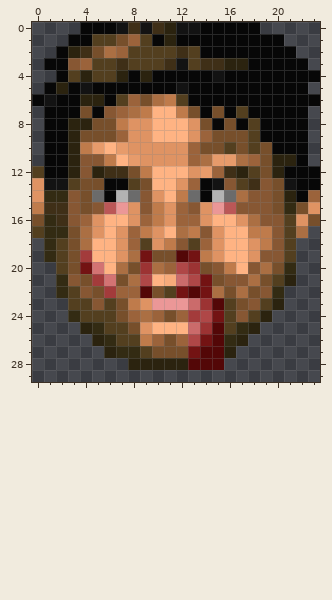
Pixel-art sprite: graphics/stfst22.png. Above is the file before it was changed.
The file is 24x30 pixels. Colours within 5 levels of each other are drawn and written as one.
Once edited:
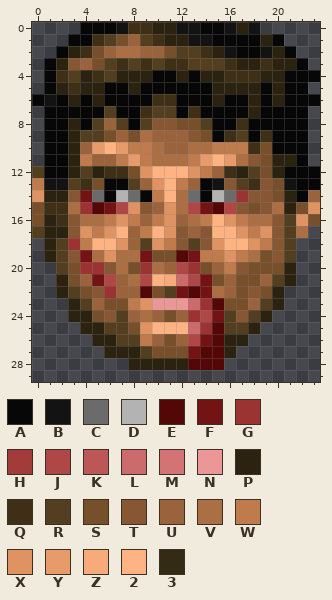
Palette (. is transparent): A #070707  B #131313  C #6b6b6b  D #b3b3b3  E #530707  F #731313  G #9c3333  H #a33b3b  J #af4747  K #bb5757  L #cb6b6b  M #d37373  N #eb9797  P #2b230f  Q #3f2f17  R #533f1f  S #774f2b  T #875733  U #9b633b  V #ab6f43  W #bf7b4b  X #df9363  Y #e79b6b  Z #f7ab7b  2 #ffb383  3 #332b13
What changed:
Changed rows in their new state; - is an unchanged pixel.
first column x 0:
 0 ---------QP-----BPB---
 1 -----Q----Q-PBB----P--
 2 ------UVVUUSR-QPB--BP-
 3 --P--S---Q--Q-RRQ-PQPP
 4 -AQ--Q--P---P-PPQQQPP-
 5 ---QPP--P---A--PPPP-P-
 6 ---PA--AAAQQA--P--P-P-
 7 ----A-RAAQRRAQ-A-AP---
 8 ----ARURARTTSSR-AQA---
 9 ----RR--SVUUUTSAQRAQ--
10 ----U---WWVUUVVWWWQ---
11 ----WUUW-WVVVWY2--T---
12 ----R----X----W-------
13 W---Q----UX-W---------
14 -PP-F----AW-V----G----
15 S--VGEFJ--U-VJFEJ-S-VP
16 -P--VVWXW----VW-XW-V--
17 -PPTXWX2--2XTU-2-X-X--
18 -P-GW---------T-------
19 -P-TFVXV-------WXWVS--
20 ----GGT--------U-TSS-P
21 --PSUFJU--------USSU--
22 --P-STG---------USTSP-
23 ---P-US---------S-U---
24 ---PPSTR-----G--------
25 -----P-----------R----
26 ------P---------P-----
27 -------PP-------------
Pixel boxes of the changes (left, top, right, bottom) in both pictures:
changed: (32, 22, 296, 358)
